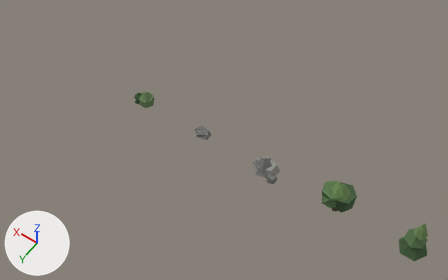
An edit to the Blender file blend/props.blend, drawn before and after from the same camera.
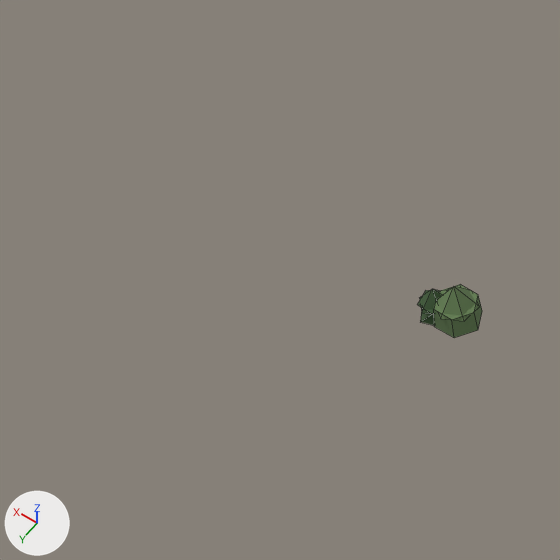
Old and new are each drawn whole from a 50 mm lens placed at (-0.27, -20.16, 7.75), pointed at (3.17, -24.99, 0.17) and again close up on the part from 0% to 40% of the width and 0% to 64% of the height. The lights are fixed; the arrows at lower left show +X, +Y and +Z. The last two pictures show the newer version. The close-ups show mesh edges as thin lines.

Script lines for the objects in view, before the commit:
```python
me_bush = bpy.data.meshes.new('bush')
me_bush.from_pydata(...)  # a 6-sided cut cone along z (radius 0.135 at the low end, 0.125 at the high end) spanning x -0.18..0.09, y -0.117..0.117, z 0.0..0.135, material slot 1; a 6-sided cone pointing to +z spanning x -0.155..0.065, y -0.125..0.125, z 0.113..0.255, material slot 1; a 5-sided cut cone along z (radius 0.1 at the low end, 0.092 at the high end) spanning x -0.014..0.175, y -0.055..0.135, z 0.0..0.1, material slot 0; a 5-sided cone pointing to +z spanning x -0.009..0.165, y -0.04..0.131, z 0.083..0.195, material slot 0
me_bush.materials.append(mat_p_leaf_d)  # dark green #415c39
me_bush.materials.append(mat_p_bush)  # green #647e53
ob_bush = bpy.data.objects.new('bush', me_bush)
ob_bush.location = (4.8, -25.0, 0.0)
```
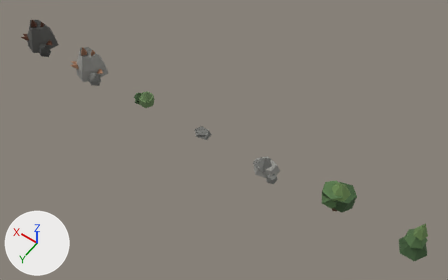
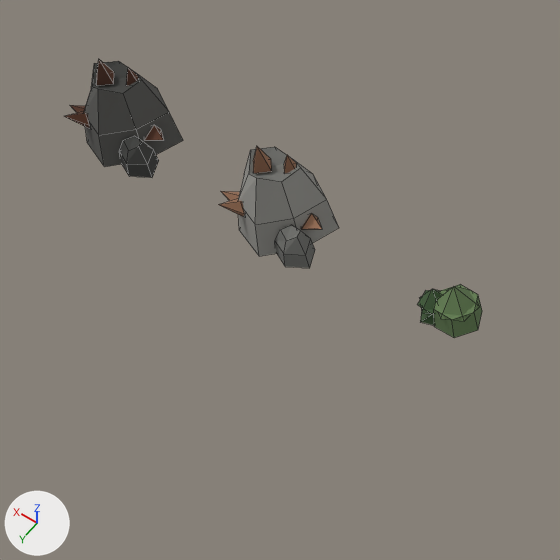
Boxes (x1, y1, x2, y2) around the edits, measured in the close-ups (560 x 560 px):
```json
{"object": "ore", "change": "added", "after": [219, 146, 339, 268], "faces in mat_p_rock (grey #93928d)": [238, 154, 339, 256], "faces in mat_p_rock_d (grey #72726e)": [249, 147, 315, 268], "faces in mat_p_ore (brown #9d7358)": [219, 146, 322, 229], "faces in mat_p_ore_d (brown #7a5640)": [241, 147, 312, 229]}
{"object": "ore_dim", "change": "added", "after": [64, 59, 183, 178], "faces in mat_p_rock_dim (dark grey #585855)": [84, 71, 183, 167], "faces in mat_p_rock_d_dim (dark grey #424340)": [92, 61, 159, 178], "faces in mat_p_ore_dim (brown #5b3828)": [64, 59, 164, 140], "faces in mat_p_ore_d_dim (brown #442719)": [86, 60, 154, 140]}
```

Scene script edits in JSON lines:
```json
{"op": "add", "block": "mat_p_rock_dim", "code": ["mat_p_rock_dim = principled_material('p_rock_dim')", "mat_p_rock_dim.base_color = (0.098, 0.097, 0.09)  # dark grey #585855", "mat_p_rock_dim.roughness = 1.0"]}
{"op": "add", "block": "mat_p_rock_d_dim", "code": ["mat_p_rock_d_dim = principled_material('p_rock_d_dim')", "mat_p_rock_d_dim.base_color = (0.055, 0.056, 0.052)  # dark grey #424340", "mat_p_rock_d_dim.roughness = 1.0"]}
{"op": "add", "block": "mat_p_ore_dim", "code": ["mat_p_ore_dim = principled_material('p_ore_dim')", "mat_p_ore_dim.base_color = (0.105, 0.04, 0.021)  # brown #5b3828", "mat_p_ore_dim.roughness = 1.0"]}
{"op": "add", "block": "mat_p_ore_d_dim", "code": ["mat_p_ore_d_dim = principled_material('p_ore_d_dim')", "mat_p_ore_d_dim.base_color = (0.058, 0.02, 0.01)  # brown #442719", "mat_p_ore_d_dim.roughness = 1.0"]}
{"op": "add", "block": "mat_p_ore_d", "code": ["mat_p_ore_d = principled_material('p_ore_d')", "mat_p_ore_d.base_color = (0.196, 0.094, 0.052)  # brown #7a5640", "mat_p_ore_d.roughness = 1.0"]}
{"op": "add", "block": "mat_p_ore", "code": ["mat_p_ore = principled_material('p_ore')", "mat_p_ore.base_color = (0.335, 0.171, 0.098)  # brown #9d7358", "mat_p_ore.roughness = 1.0"]}
{"op": "add", "block": "me_ore_dim", "code": ["me_ore_dim = bpy.data.meshes.new('ore_dim')", "me_ore_dim.from_pydata(...)  # 70 vertices, 70 faces; spans x -0.35..0.359, y -0.249..0.284, z -0.009..0.55", "# faces by material slot: [15, 13, 20, 22]", "me_ore_dim.materials.append(mat_p_rock_dim)  # dark grey #585855", "me_ore_dim.materials.append(mat_p_rock_d_dim)  # dark grey #424340", "me_ore_dim.materials.append(mat_p_ore_dim)  # brown #5b3828", "me_ore_dim.materials.append(mat_p_ore_d_dim)  # brown #442719"]}
{"op": "add", "block": "me_ore", "code": ["me_ore = bpy.data.meshes.new('ore')", "me_ore.from_pydata(...)  # 70 vertices, 70 faces; spans x -0.35..0.359, y -0.249..0.284, z -0.009..0.55", "# faces by material slot: [15, 13, 20, 22]", "me_ore.materials.append(mat_p_rock)  # grey #93928d", "me_ore.materials.append(mat_p_rock_d)  # grey #72726e", "me_ore.materials.append(mat_p_ore)  # brown #9d7358", "me_ore.materials.append(mat_p_ore_d)  # brown #7a5640"]}
{"op": "add", "block": "ob_ore_dim", "code": ["ob_ore_dim = bpy.data.objects.new('ore_dim', me_ore_dim)", "ob_ore_dim.location = (7.2, -25.0, 0.0)"]}
{"op": "add", "block": "ob_ore", "code": ["ob_ore = bpy.data.objects.new('ore', me_ore)", "ob_ore.location = (6.0, -25.0, 0.0)"]}
```
